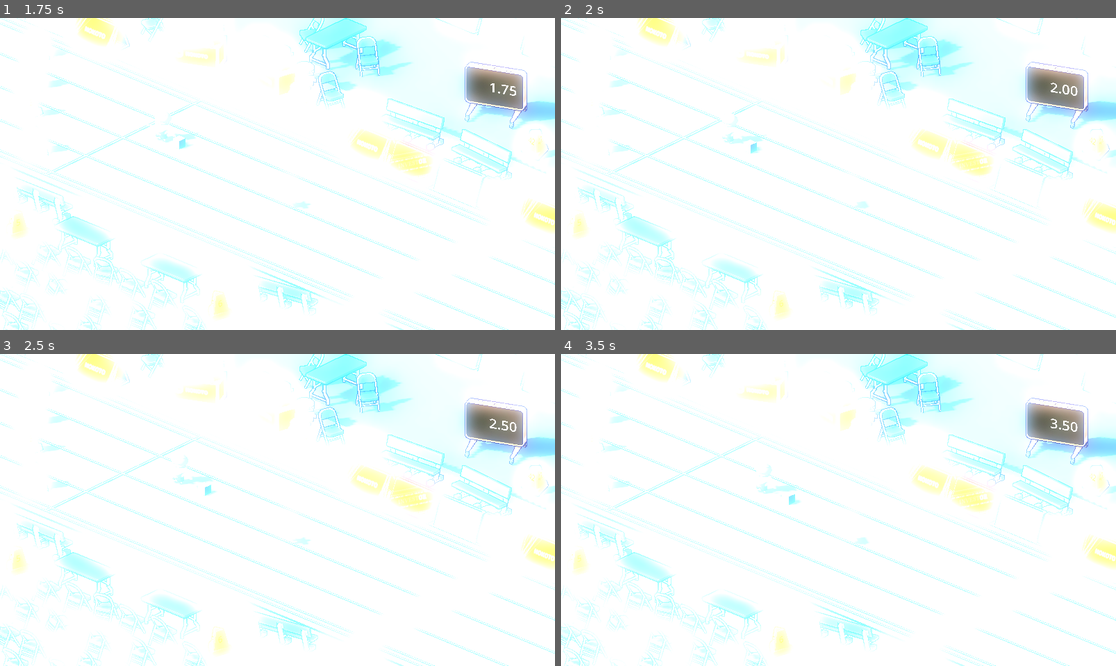
Above: before the commit, frames 1-4 (two rows, left to right).
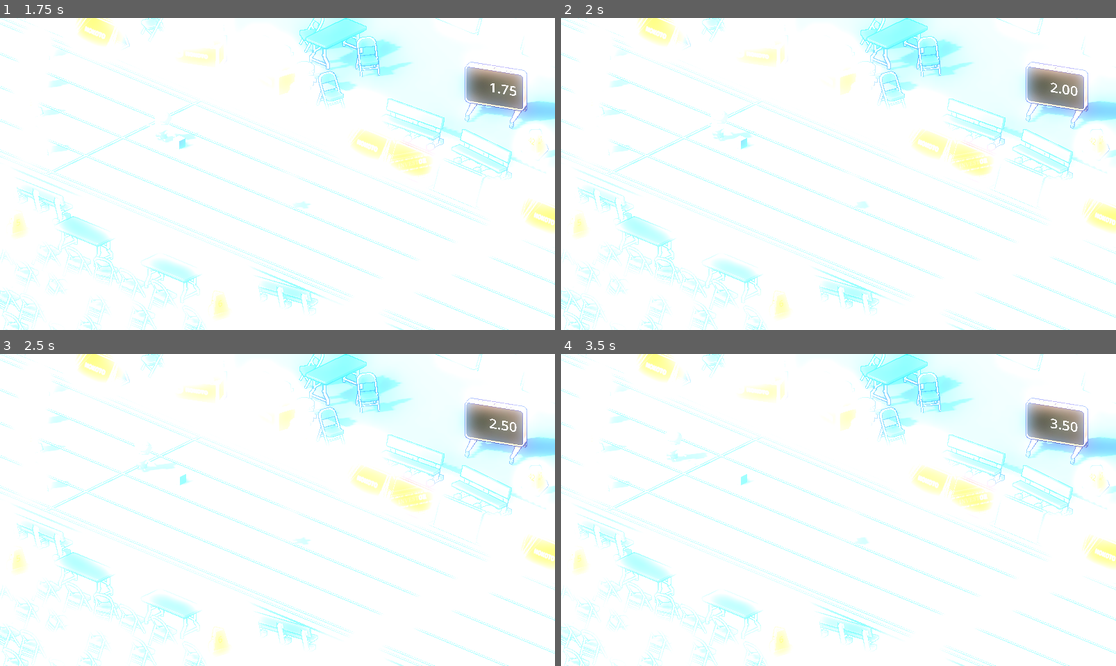
Above: after the commit, the same moments.

Repository: chevvy/sins_of_Father
Game: Godot game, scene res://main.tscn
The game is run twice, just before and just after one commit, with the same random seed, the same clock (stepped at 60 frames per second) and the same inputs.
Inputs:
- Up to frame 1 (1.75 s): tap Space (interact_4) at 0.6, 1.35 s
- Up to frame 2 (2 s): no input
- Up to frame 3 (2.5 s): tap Space (interact_4) at 2.1 s
- Up to frame 4 (3.5 s): tap Space (interact_4) at 2.85 s

Frame 1 is identical in both runs. In frame 2, 0.3% of the frame differs, in the area x 26-37%, y 30-44%; in frame 3, 0.3%; in frame 4, 0.4%, in the area x 18-44%, y 25-49%.

Commit message:
knockback-ish!

Diff:
--- a/Character/CharacterWithController.gd
+++ b/Character/CharacterWithController.gd
@@ -2,26 +2,47 @@
 
 
 const SPEED = 40
-const PUSH_FORCE = 50
+const PUSH_FORCE = 5
+var is_being_knockedback := false
+var knockback_dir : Vector3 = Vector3(0, 0 ,0)
 
 @export var goal_marker: Marker3D
-
-# Get the gravity from the project settings to be synced with RigidBody nodes.
-var gravity = ProjectSettings.get_setting("physics/3d/default_gravity")
+@export var knockback_timer: Timer
 
 
 func _physics_process(delta):
 	# Add the gravity.
 	var move_vec = (goal_marker.position - position).normalized() * 5 * delta
-	velocity.x = move_vec.x * SPEED
-	velocity.z = move_vec.z * SPEED
+	if is_being_knockedback:
+		knockback_dir.y = 0
+		velocity = move_vec + knockback_dir * PUSH_FORCE
+	else:
+		velocity.x = move_vec.x * SPEED
+		velocity.z = move_vec.z * SPEED
 
 	move_and_slide()
 	apply_collision()
+
+	lerp(knockback_dir, Vector3.ZERO, 0.8)
 
 func apply_collision():
 	# after calling move_and_slide()
 	for i in get_slide_collision_count():
 		var c = get_slide_collision(i)
 		if c.get_collider() is RigidBody3D:
-			c.get_collider().apply_central_impulse(-c.get_normal() * PUSH_FORCE)
+			if is_being_knockedback:
+				return
+
+			var dir = -c.get_normal()
+			c.get_collider().apply_central_impulse(dir * PUSH_FORCE)
+			knockback_dir = c.get_position().direction_to(global_position)
+			is_being_knockedback = true
+			knockback_timer.start()
+			print("start of knockback")
+
+
+
+
+func _on_knockback_timer_timeout():
+	print("end of knockback")
+	is_being_knockedback = false
--- a/Character/CharacterWithController.tscn
+++ b/Character/CharacterWithController.tscn
@@ -7,13 +7,19 @@
 radius = 1.895
 height = 3.79
 
-[node name="CharacterBody3D" type="CharacterBody3D"]
+[node name="CharacterBody3D" type="CharacterBody3D" node_paths=PackedStringArray("knockback_timer")]
 collision_layer = 4
 collision_mask = 2
 script = ExtResource("1_sauk7")
+knockback_timer = NodePath("KnockbackTimer")
 
 [node name="Character" parent="." instance=ExtResource("1_vbs7i")]
 
 [node name="CollisionShape3D" type="CollisionShape3D" parent="."]
 transform = Transform3D(1, 0, 0, 0, 1, 0, 0, 0, 1, -0.111796, 1.27804, -0.204642)
 shape = SubResource("CapsuleShape3D_gt3j5")
+
+[node name="KnockbackTimer" type="Timer" parent="."]
+wait_time = 2.0
+
+[connection signal="timeout" from="KnockbackTimer" to="." method="_on_knockback_timer_timeout"]
--- /dev/null
+++ b/Character/character_rigid_with_goal.tscn
@@ -0,0 +1,12 @@
+[gd_scene load_steps=2 format=3 uid="uid://cghfr35clwqkc"]
+
+[ext_resource type="PackedScene" uid="uid://3fhmyln3sout" path="res://Character/CharacterWithController.tscn" id="1_2tnmi"]
+
+[node name="CharacterRigidWithGoal" type="Node3D"]
+
+[node name="goal" type="Marker3D" parent="."]
+transform = Transform3D(1, 0, 0, 0, 1, 0, 0, 0, 1, 25.6123, 0, -3.12761)
+
+[node name="CharacterBody3D" parent="." node_paths=PackedStringArray("goal_marker") instance=ExtResource("1_2tnmi")]
+transform = Transform3D(1, 0, 0, 0, 1, 0, 0, 0, 1, -27.1295, 0, -2.35307)
+goal_marker = NodePath("../goal")
--- a/main.tscn
+++ b/main.tscn
@@ -14,7 +14,7 @@
 [ext_resource type="PackedScene" uid="uid://fam86exg3dd6" path="res://Environment/Assets/Table.tscn" id="13_8nx56"]
 [ext_resource type="PackedScene" uid="uid://bwcige5i3nkxw" path="res://Environment/Assets/Panel_02.tscn" id="13_8v324"]
 [ext_resource type="PackedScene" uid="uid://cidynks8xeyjy" path="res://Items/possessable.tscn" id="15_sanh1"]
-[ext_resource type="PackedScene" uid="uid://3fhmyln3sout" path="res://Character/CharacterWithController.tscn" id="15_t51r0"]
+[ext_resource type="PackedScene" uid="uid://cghfr35clwqkc" path="res://Character/character_rigid_with_goal.tscn" id="15_vfd4l"]
 
 [node name="Main" type="Node"]
 
@@ -208,11 +208,4 @@
 
 [node name="Runners" type="Node3D" parent="."]
 
-[node name="CharacterRigidWithGoal" type="Node3D" parent="Runners"]
-
-[node name="goal" type="Marker3D" parent="Runners/CharacterRigidWithGoal"]
-transform = Transform3D(1, 0, 0, 0, 1, 0, 0, 0, 1, 25.6123, 0, -3.12761)
-
-[node name="CharacterBody3D" parent="Runners/CharacterRigidWithGoal" node_paths=PackedStringArray("goal_marker") instance=ExtResource("15_t51r0")]
-transform = Transform3D(1, 0, 0, 0, 1, 0, 0, 0, 1, -27.1295, 0, -2.35307)
-goal_marker = NodePath("../goal")
+[node name="CharacterRigidWithGoal" parent="Runners" instance=ExtResource("15_vfd4l")]
